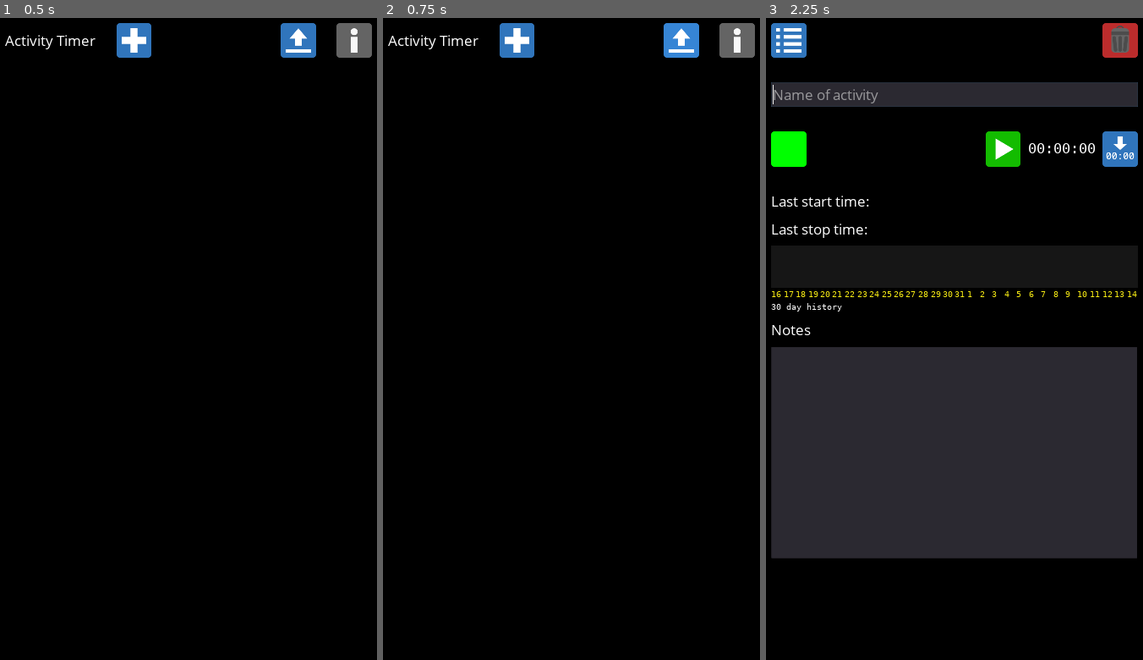
Above: before the commit, frames 1-3 (left to right).
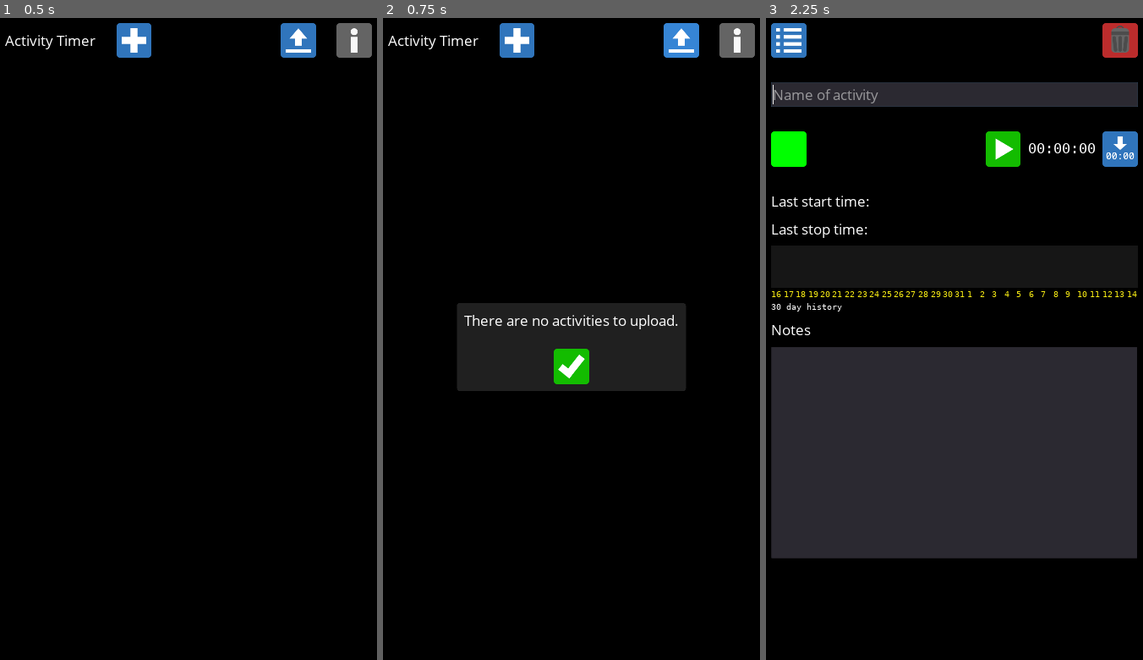
Above: after the commit, the same moments.

Repository: andrew-wilkes/godot-activity-timer
Game: Godot game, scene res://Main.tscn
Same seed, same stepped clock (60 frames per second), same inputs: the game is played once before the commit and once after it.
Inputs (mouse positions are in pixels of both pictures, inside the frame that each line leads up to):
- Up to frame 1 (0.5 s): no input
- Up to frame 2 (0.75 s): click (680, 37) at 0.5 s
- Up to frame 3 (2.25 s): click (954, 364) at 1.27 s; click (901, 37) at 2 s

Frame 1 is identical in both runs. In frame 2, 8.3% of the frame differs, in the area x 19-81%, y 44-59%; in frame 3, nothing differs.

Commit message:
Add data upload feature

Diff:
--- a/src/ActivityList.gd
+++ b/src/ActivityList.gd
@@ -2,6 +2,8 @@
 
 signal view_clicked(id)
 signal info_pressed
+
+const use_ssl = false
 
 var bar_scene = preload("res://ActivityBar.tscn")
 var drag_item
@@ -12,6 +14,7 @@
 
 func _ready():
 	build_list()
+	var _e = $HTTPRequest.connect("request_completed", self, "_on_request_completed")
 
 
 func clear_list():
@@ -119,4 +122,43 @@
 
 
 func _on_Upload_pressed():
-	pass # Replace with function body.
+	# Test code
+	#show_server_response(200, "1z3465".to_utf8())
+	#return
+	var data_to_send: Array = get_activity_data()
+	if data_to_send.size() > 0:
+		var headers = ["Content-Type: application/json"]
+		var query = JSON.print(data_to_send)
+		var url
+		if use_ssl:
+			url = "https://urgentclick.com/api/activity-log.php"
+		else:
+			url = "http://urgentclick.test/api/activity-log.php"
+		$HTTPRequest.request(url, headers, use_ssl, HTTPClient.METHOD_POST, query)
+	else:
+		$AlertPopup.alert("There are no activities to upload.")
+
+
+func get_activity_data():
+	var data = []
+	for id in Data.activities.order:
+		var act = Data.activities.items[id]
+		data.append({ "title": act.title, "history": act.history })
+	return data
+
+
+func _on_request_completed(_result, response_code, _headers, body):
+	show_server_response(response_code, body)
+
+
+func show_server_response(response_code, body):
+	if response_code != 200:
+		$AlertPopup.alert("There was an error " + str(response_code) + " when uploading.")
+	else:
+		var num = body.get_string_from_utf8()
+		if num.is_valid_integer():
+			$AlertPopup.alert("Activity data was uploaded.\nPlease enter this number: " + num + """
+At this URL: https://urgentclick.com/activity-viewer/
+in your PC web browser to view your stats.\nIt will expire in 24 hours.""")
+		else:
+			$AlertPopup.alert("There was an error with the server response.")
--- a/src/ActivityList.tscn
+++ b/src/ActivityList.tscn
@@ -11,6 +11,7 @@
 [ext_resource path="res://assets/upload-1.png" type="Texture" id=9]
 [ext_resource path="res://assets/upload-3.png" type="Texture" id=10]
 [ext_resource path="res://assets/upload-2.png" type="Texture" id=11]
+[ext_resource path="res://AlertPopup.tscn" type="PackedScene" id=12]
 
 [node name="ActivityList" type="VBoxContainer"]
 margin_right = 1076.0
@@ -81,6 +82,10 @@
 texture_pressed = ExtResource( 8 )
 texture_hover = ExtResource( 5 )
 
+[node name="HTTPRequest" type="HTTPRequest" parent="."]
+
+[node name="AlertPopup" parent="." instance=ExtResource( 12 )]
+
 [connection signal="pressed" from="Menu/Add" to="." method="_on_Add_pressed"]
 [connection signal="pressed" from="Menu/Upload" to="." method="_on_Upload_pressed"]
 [connection signal="pressed" from="Menu/Info" to="." method="_on_Info_pressed"]
--- /dev/null
+++ b/src/AlertPopup.tscn
@@ -0,0 +1,68 @@
+[gd_scene load_steps=7 format=2]
+
+[ext_resource path="res://ConfirmPopup.gd" type="Script" id=1]
+[ext_resource path="res://assets/the_theme.tres" type="Theme" id=2]
+[ext_resource path="res://assets/icon-25.png" type="Texture" id=3]
+[ext_resource path="res://assets/icon-26.png" type="Texture" id=7]
+[ext_resource path="res://assets/icon-24.png" type="Texture" id=8]
+
+[sub_resource type="StyleBoxFlat" id=1]
+bg_color = Color( 0.129412, 0.129412, 0.129412, 1 )
+corner_radius_top_left = 9
+corner_radius_top_right = 9
+corner_radius_bottom_right = 9
+corner_radius_bottom_left = 9
+expand_margin_left = 20.0
+expand_margin_right = 20.0
+expand_margin_top = 20.0
+expand_margin_bottom = 20.0
+
+[node name="AlertPopup" type="PopupPanel"]
+anchor_right = 1.0
+anchor_bottom = 1.0
+theme = ExtResource( 2 )
+custom_styles/panel = SubResource( 1 )
+script = ExtResource( 1 )
+__meta__ = {
+"_edit_use_anchors_": false
+}
+
+[node name="VBox" type="VBoxContainer" parent="."]
+anchor_right = 1.0
+anchor_bottom = 1.0
+custom_constants/separation = 50
+__meta__ = {
+"_edit_use_anchors_": false
+}
+
+[node name="Label" type="Label" parent="VBox"]
+margin_right = 1080.0
+margin_bottom = 60.0
+rect_min_size = Vector2( 0, 60 )
+
+[node name="HBox" type="HBoxContainer" parent="VBox"]
+margin_top = 110.0
+margin_right = 1080.0
+margin_bottom = 210.0
+
+[node name="Sp2" type="Control" parent="VBox/HBox"]
+margin_left = 396.0
+margin_right = 684.0
+margin_bottom = 100.0
+size_flags_horizontal = 3
+
+[node name="OK" type="TextureButton" parent="VBox/HBox"]
+margin_left = 688.0
+margin_right = 788.0
+margin_bottom = 100.0
+texture_normal = ExtResource( 3 )
+texture_pressed = ExtResource( 8 )
+texture_hover = ExtResource( 7 )
+
+[node name="Sp3" type="Control" parent="VBox/HBox"]
+margin_left = 792.0
+margin_right = 1080.0
+margin_bottom = 100.0
+size_flags_horizontal = 3
+
+[connection signal="pressed" from="VBox/HBox/OK" to="." method="_on_OK_pressed"]
--- a/src/ConfirmPopup.gd
+++ b/src/ConfirmPopup.gd
@@ -14,3 +14,12 @@
 func _on_OK_pressed():
 	hide()
 	emit_signal("confirmed")
+
+
+func alert(txt):
+	set_label_text(txt)
+	popup_centered()
+
+
+func set_label_text(txt):
+	$VBox/Label.text = txt
Not shown: 1 places in src/ActivityList.tscn that only renumber resources
Binary file changed: src/temp.png
